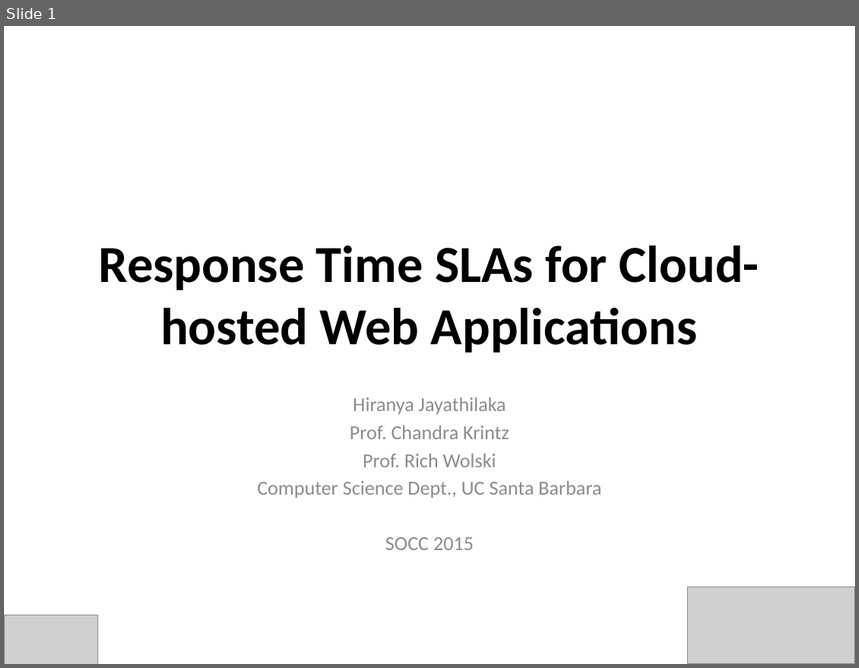
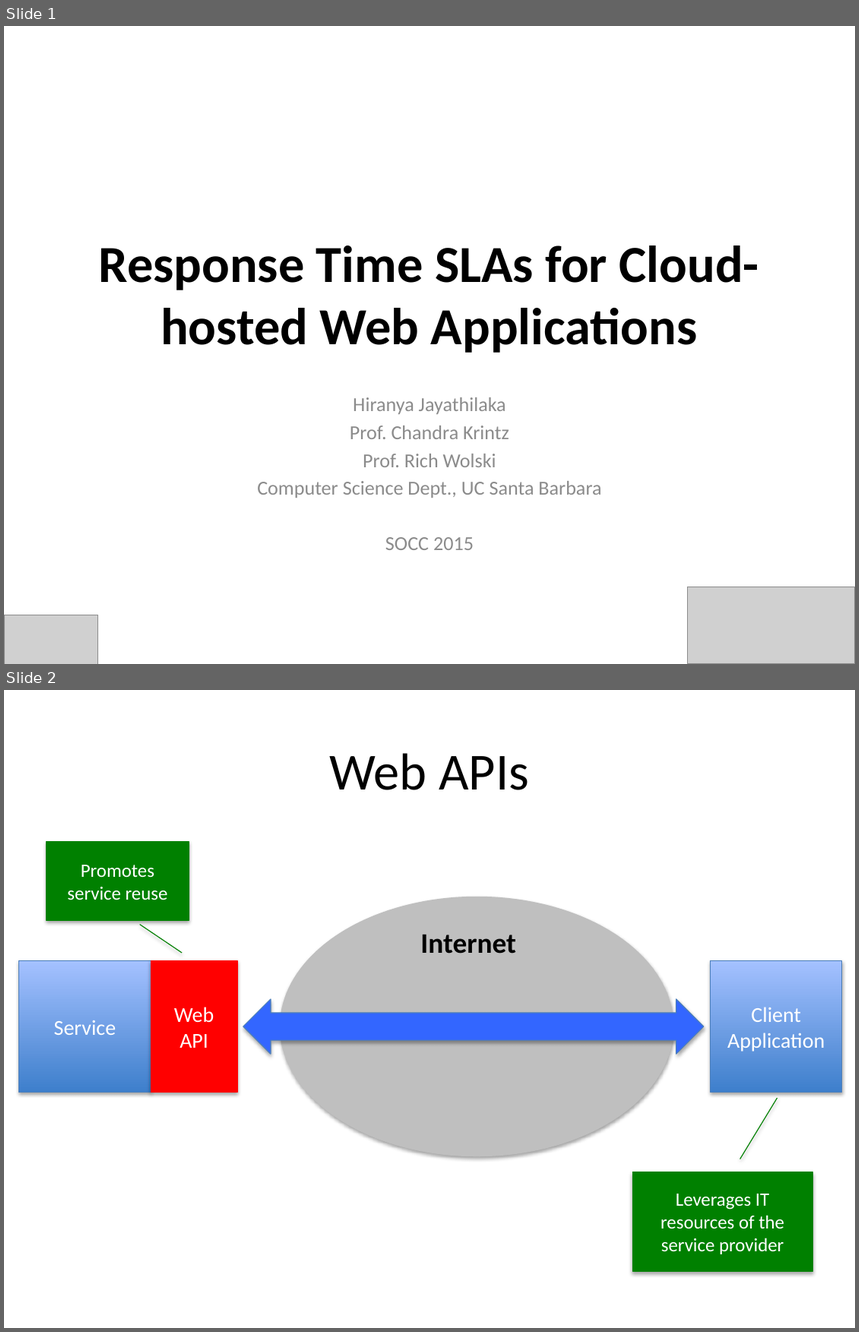
Before and after one commit to Dithn/eager-appscale, a slide deck: Eager/paper/socc15/cerebro_socc_presentation-v2.pptx. Shown one above the other, each under a label of ours: slide 1 before the commit, slides 1 and 2 after it. The pictures are 859x668 and 859x1332 pixels, drawn with LibreOffice and Linux fonts; fonts in the diff are those of the drawing; grey boxes stand for pictures. Boxes give left, top, right and bottom in pixels: in the first picture for what was removed or moved away, otherwise in the second. Text is boxed around its words. In the diff, an @@ line names an element or a change of style, - is before the commit and + after.

```diff
--- a/Eager/paper/socc15/cerebro_socc_presentation-v2.pptx
+++ b/Eager/paper/socc15/cerebro_socc_presentation-v2.pptx
@@ slide 2 added at [4,690,855,1328], background #FFFFFF @@
@@ title added at [329,753,529,790], 44 pt, text #000000 @@
+Web APIs
@@ border callout added at [47,841,189,921], fill #008000, outline #008000 0.75 pt, 16 pt, text #FFFFFF @@
+Promotes service reuse
@@ ellipse added at [280,897,674,1157], fill #BFBFBF @@
@@ text added at [420,934,516,954], 24 pt, text #000000, bold @@
+Internet
@@ rectangle added at [19,961,151,1092], fill gradient #3F80CE to #A4C4FF, outline #4B7EBC 0.75 pt, 18 pt, text #FFFFFF @@
+Service
@@ rectangle added at [151,961,238,1092], fill #FF0000, outline #FF0000 0.75 pt, 18 pt, text #FFFFFF @@
+Web API
@@ rectangle added at [711,961,842,1092], fill gradient #3F80CE to #A4C4FF, outline #4B7EBC 0.75 pt, 18 pt, text #FFFFFF @@
+Client
+Application
@@ left right arrow added at [243,999,704,1054], fill #3366FF, outline #4B7EBC 0.75 pt @@
@@ border callout added at [633,1173,813,1272], fill #008000, outline #008000 0.75 pt, 16 pt, text #FFFFFF @@
+Leverages IT resources of the service provider
```
Also in this commit, not shown: 6 slides changed, 1 other file.
